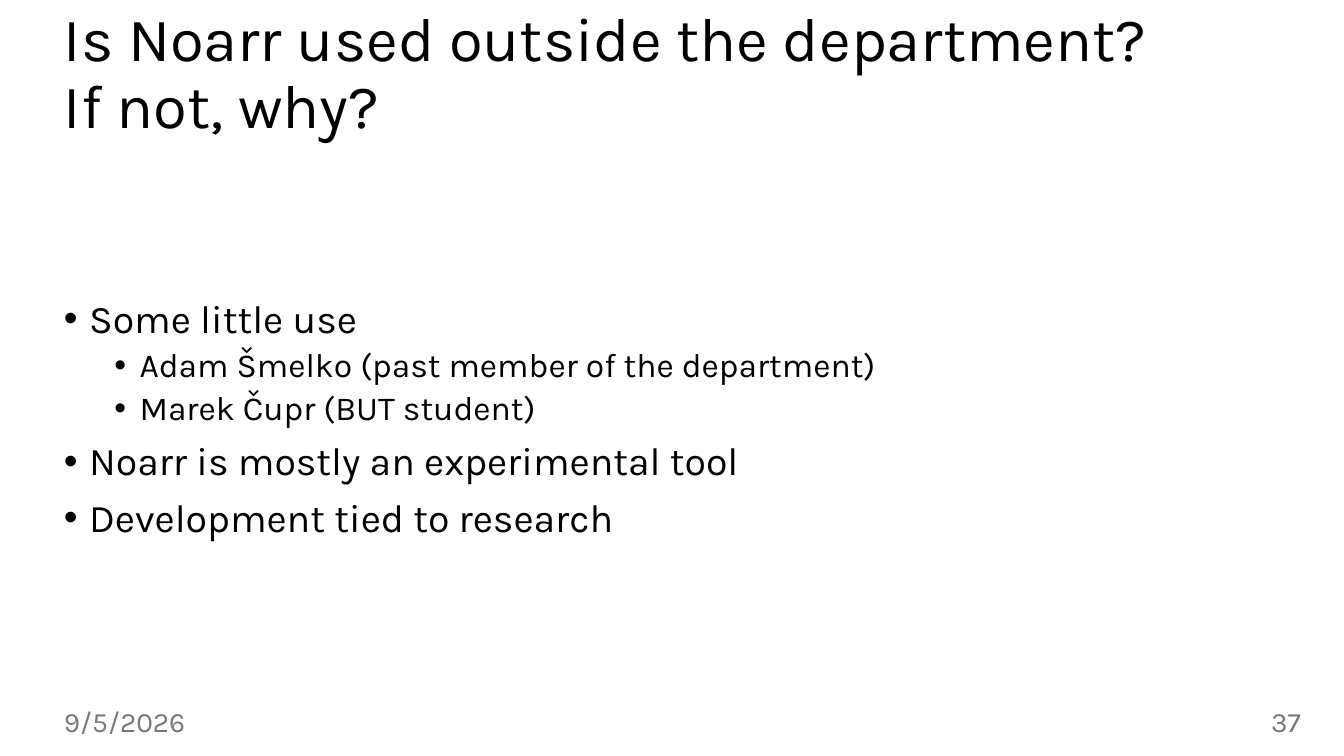
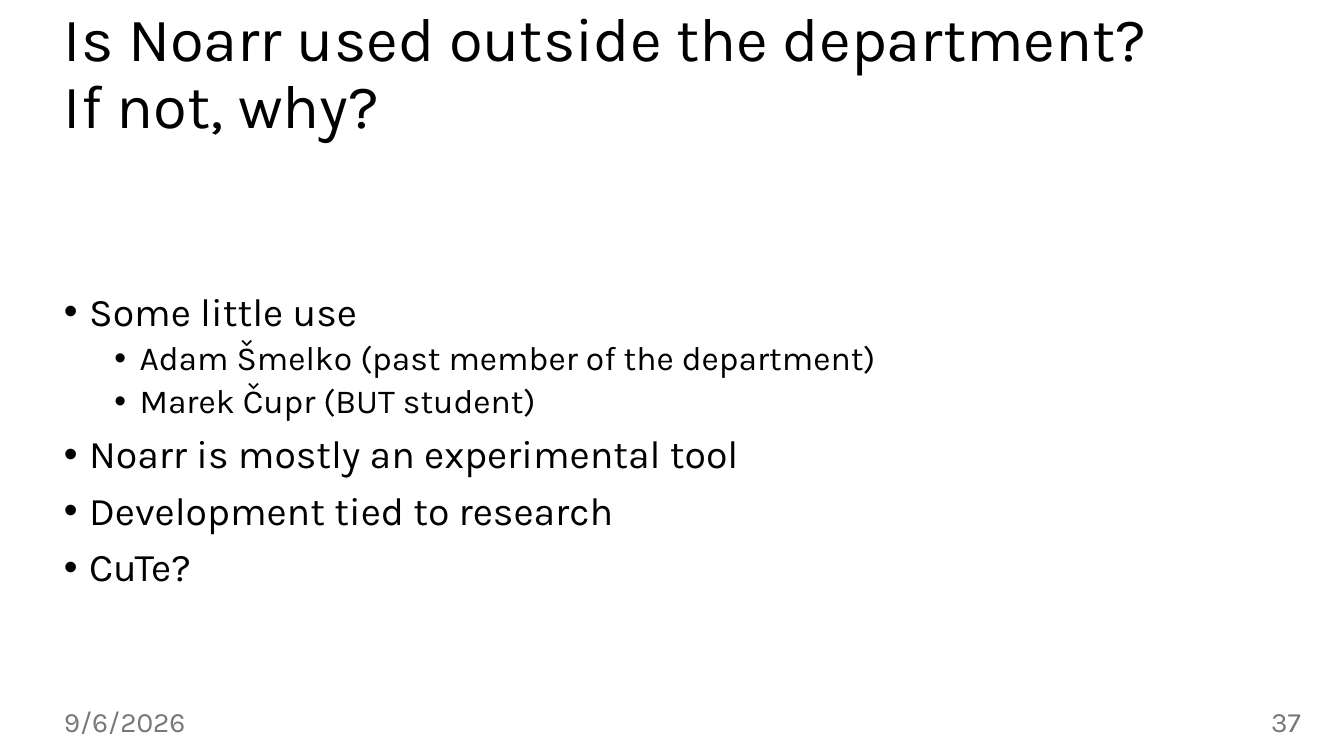
Before and after one commit to jiriklepl/phd-thesis, a slide deck: slide 37 of slides/Optimizing Memory Layouts and Traversal Orders in High-Performance Computing.pptx. Drawn at 1344x756 pixels with LibreOffice and Linux fonts; fonts in the diff are those of the drawing; background and template pictures are left out. Boxes give left, top, right and bottom in pixels: in the first picture for what was removed or moved away, otherwise in the second. Text is boxed around its words. In the diff, an @@ line names an element or a change of style, - is before the commit and + after.

```diff
--- a/slides/Optimizing Memory Layouts and Traversal Orders in High-Performance Computing.pptx
+++ b/slides/Optimizing Memory Layouts and Traversal Orders in High-Performance Computing.pptx
@@ text at box(89, 556, 191, 582): paragraph added @@
+• CuTe?
@@ text at box(64, 711, 186, 734): text changed @@
-9/5/2026
+9/6/2026
```
Also in this commit, not shown: 45 other slides changed.
